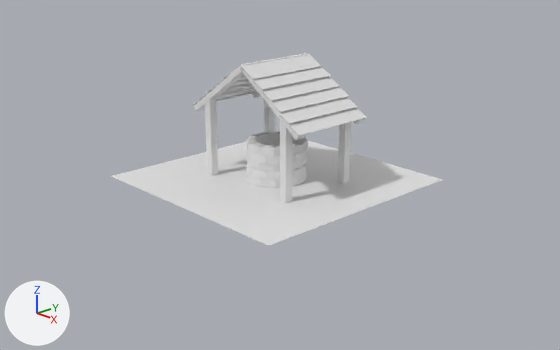
A saved change to the Blender file well.blend.
Before and after are seen from a 50 mm camera at (13.71, -12.77, 6.44) aimed at (0.39, -0.23, 0.23). The axes (+X, +Y, +Z) are drawn at lower left. The lights are the same throughout.

The first picture shows 'Plane', 'Support.001', 'Support.004', 'Support.005', 'Support.006', 'Support.007'.
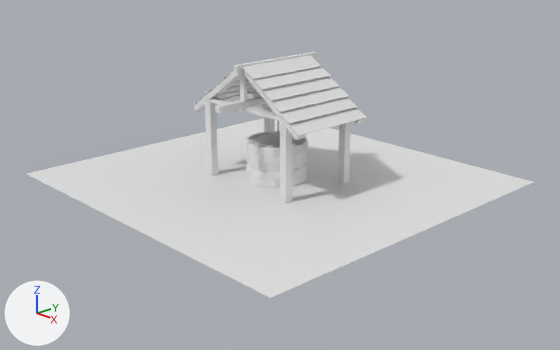
Changed parts and their boxes [x1, y1, x2, y2] in the pictures (560 x 350 px):
'Plane', rescaled (52% wider, 71% taller): before [111, 141, 443, 246]; after [27, 118, 533, 298]
'Support.010', added: after [215, 96, 266, 114]
'Support.009', added: after [210, 98, 280, 121]
'Support.011', added: after [240, 75, 247, 101]

The change in detail:
Object 'Plane' (ob_plane) is rescaled from (3.0, 3.0, 1.0) to (4.68, 4.5, 1.0).
Object 'Support.011' (ob_support_011) is new; it shows a copy of the mesh of ob_support_005.
Its location is (0.0, -1.05, 2.5).
Its scale is (0.709, 0.354, 0.338).
Object 'Support.010' (ob_support_010) is new; it shows a copy of the mesh of ob_support_005.
Its location is (0.0, 0.05, 2.1).
Its rotation in degrees is (-90, 90, 0).
Its scale is (0.8, 0.8, 1.9).
Object 'Support.009' (ob_support_009) is new; it shows a copy of the mesh of ob_support_005.
Its location is (0.02, -0.97, 1.97).
Its rotation in degrees is (0, 90, 0).
Its scale is (0.46, 1.0, 1.35).
